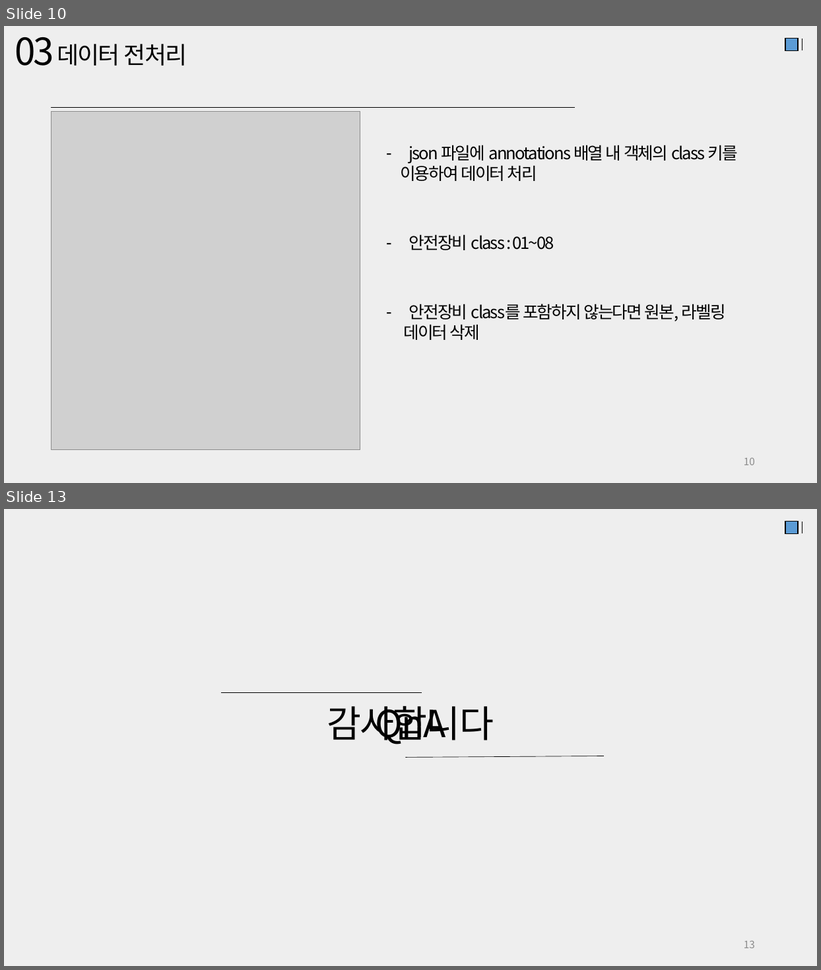
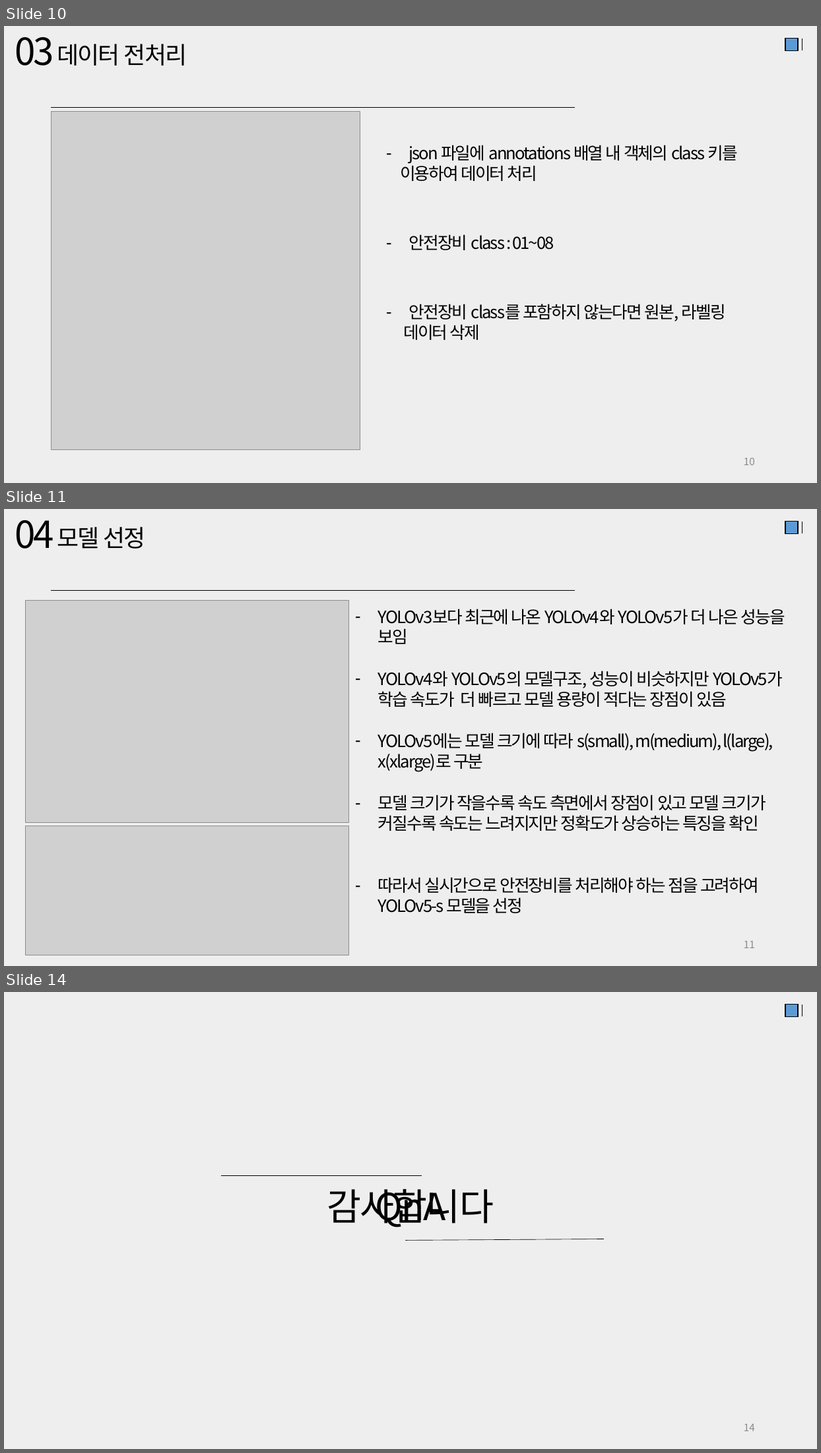
Before and after one commit to JaeHyung-Jung/UNDERDOG, a slide deck: 7주차/중간결과 발표자료.pptx. Shown one above the other, each under a label of ours: slides 10 and 13 before the commit, slides 10, 11 and 14 after it; the slides between them are not shown. The pictures are 821x970 and 821x1453 pixels, drawn with LibreOffice and Linux fonts; fonts in the diff are those of the drawing; grey boxes stand for pictures. Boxes give left, top, right and bottom in pixels: in the first picture for what was removed or moved away, otherwise in the second. Text is boxed around its words. In the diff, an @@ line names an element or a change of style, - is before the commit and + after.

```diff
--- a/7주차/중간결과 발표자료.pptx
+++ b/7주차/중간결과 발표자료.pptx
@@ slide 11 added at <box>4,509,817,966</box>, background #EEEEEE @@
@@ text added at <box>15,520,54,549</box>, 44 pt, text #000000 @@
+04
@@ text added at <box>57,527,146,549</box>, 28 pt, text #000000 @@
+모델 선정
@@ rectangle added at <box>785,521,798,534</box>, fill #5B9BD5, outline #000000 1 pt @@
@@ line added from (803, 533) to (803, 521), #000000 0.5 pt @@
@@ picture added at <box>26,601,349,823</box> @@
@@ line added from (575, 591) to (50, 591), #000000 0.5 pt @@
@@ text added at <box>378,609,785,644</box>, 20 pt, text #000000 @@
+– YOLOv3보다 최근에 나온 YOLOv4와 YOLOv5가 더 나은 성능을 보임
@@ text added at <box>378,671,783,707</box>, 20 pt, text #000000 @@
+– YOLOv4와 YOLOv5의 모델구조, 성능이 비슷하지만 YOLOv5가 학습 속도가 더 빠르고 모델 용량이 적다는 장점이 있음
@@ text added at <box>378,733,774,772</box>, 20 pt, text #000000 @@
+– YOLOv5에는 모델 크기에 따라 s(small), m(medium), l(large), x(xlarge)로 구분
@@ text added at <box>378,795,766,831</box>, 20 pt, text #000000 @@
+– 모델 크기가 작을수록 속도 측면에서 장점이 있고 모델 크기가 커질수록 속도는 느려지지만 정확도가 상승하는 특징을 확인
@@ picture added at <box>26,826,349,956</box> @@
@@ text added at <box>378,877,759,914</box>, 20 pt, text #000000 @@
+– 따라서 실시간으로 안전장비를 처리해야 하는 점을 고려하여 YOLOv5-s 모델을 선정
@@ page number added at <box>744,941,755,949</box>, 12 pt, text #8C8C8C @@
+11
@@ what was slide 13 is now slide 14 @@
@@ page number at <box>744,1424,755,1432</box>: text changed @@
-13
+14
```
Also in this commit, not shown: 3 slides changed, 1 other file.
